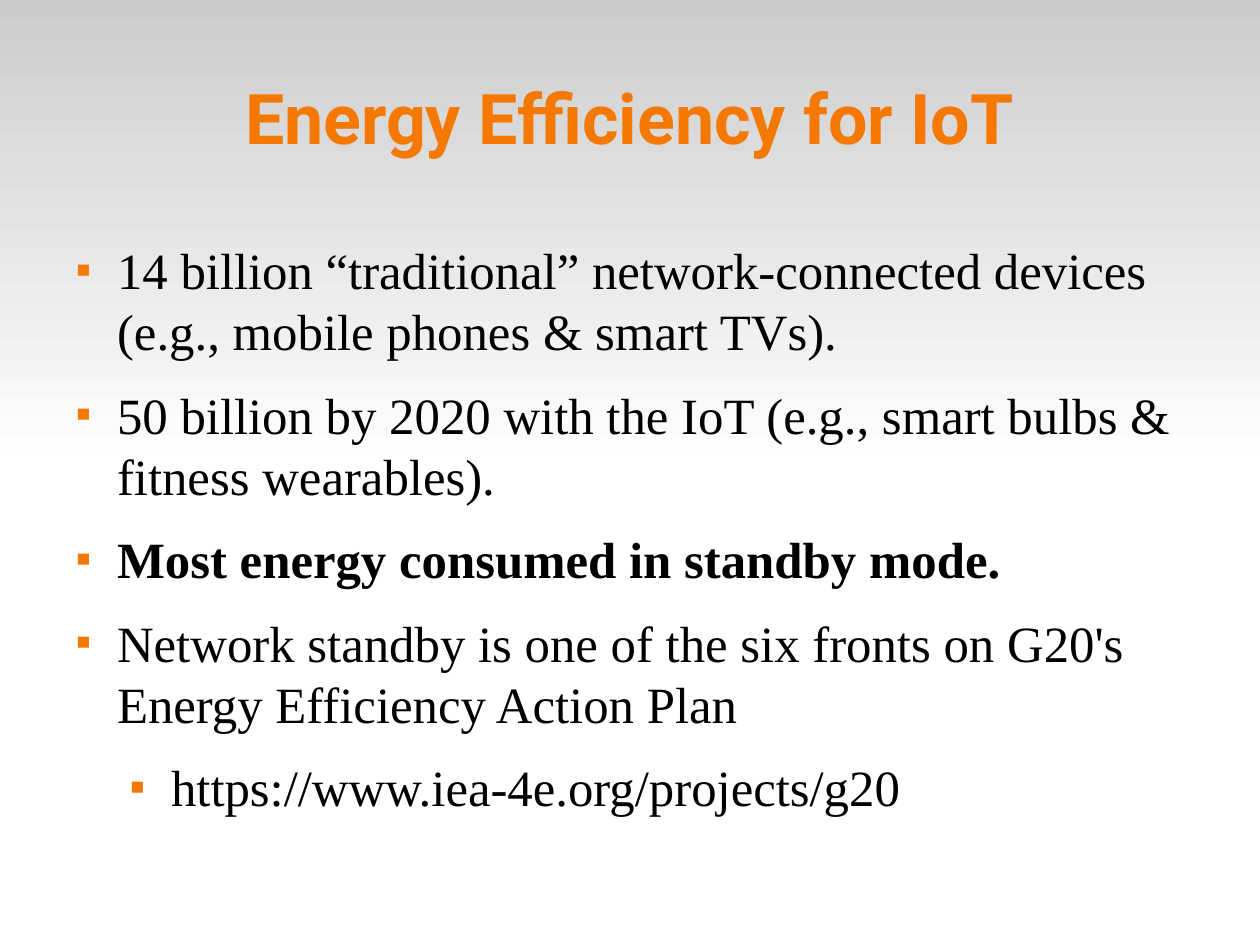
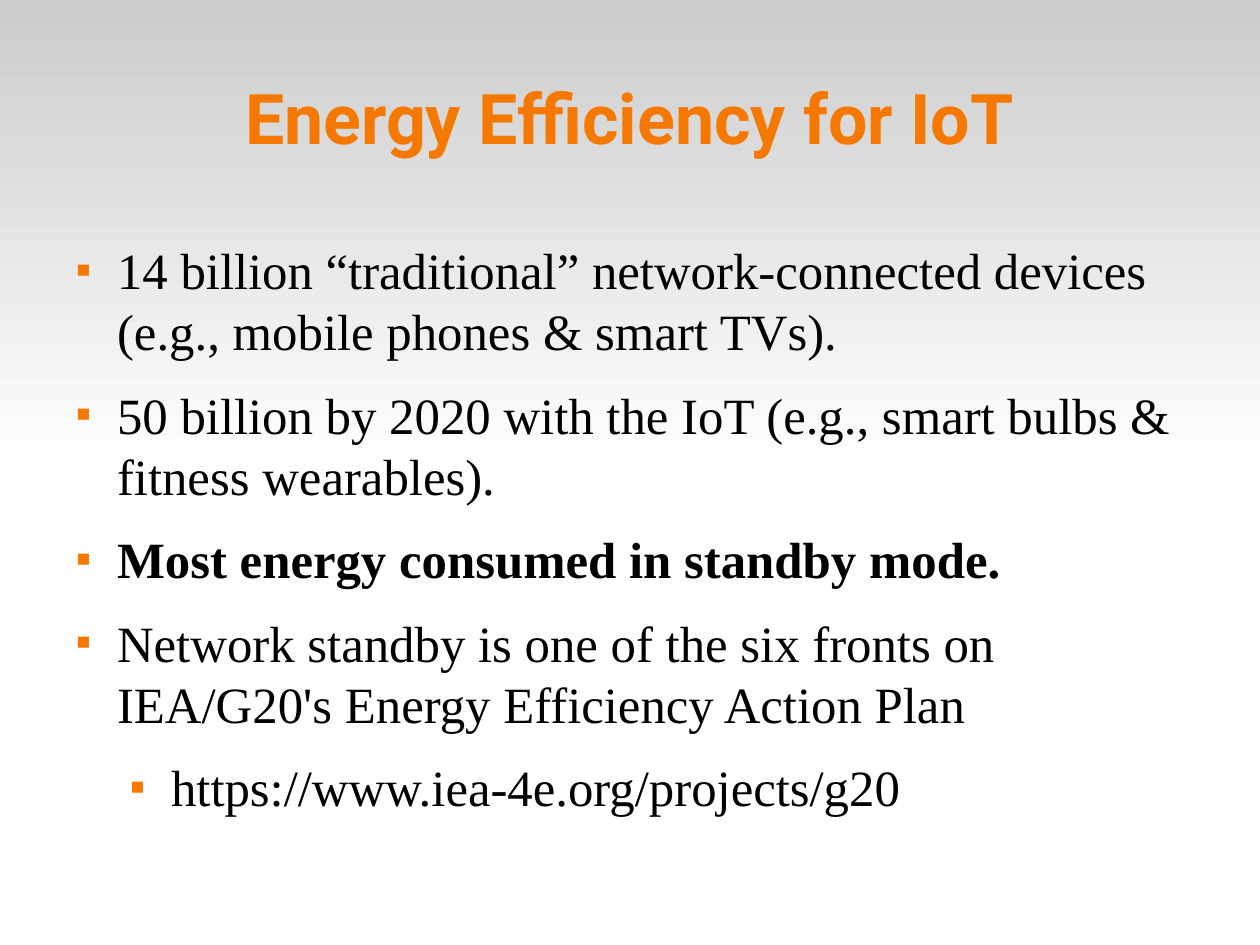
Before and after one commit to fsantanna-uerj/serrapilheira, a slide deck: slide 4 of Apresentacao/ceu_serra.odp. Drawn at 1260x945 pixels with LibreOffice and Linux fonts; fonts in the diff are those of the drawing. Boxes give left, top, right and bottom in pixels: in the first picture for what was removed or moved away, otherwise in the second. Text is boxed around its words. In the diff, an @@ line names an element or a change of style, - is before the commit and + after.

```diff
--- a/Apresentacao/ceu_serra.odp
+++ b/Apresentacao/ceu_serra.odp
@@ text at [117, 626, 995, 733]: text changed @@
-■ Network standby is one of the six fronts on G20's Energy Efficiency Action Plan
+■ Network standby is one of the six fronts on IEA/G20's Energy Efficiency Action Plan
```
Also in this commit, not shown: 3 other slides changed, 1 other file.
